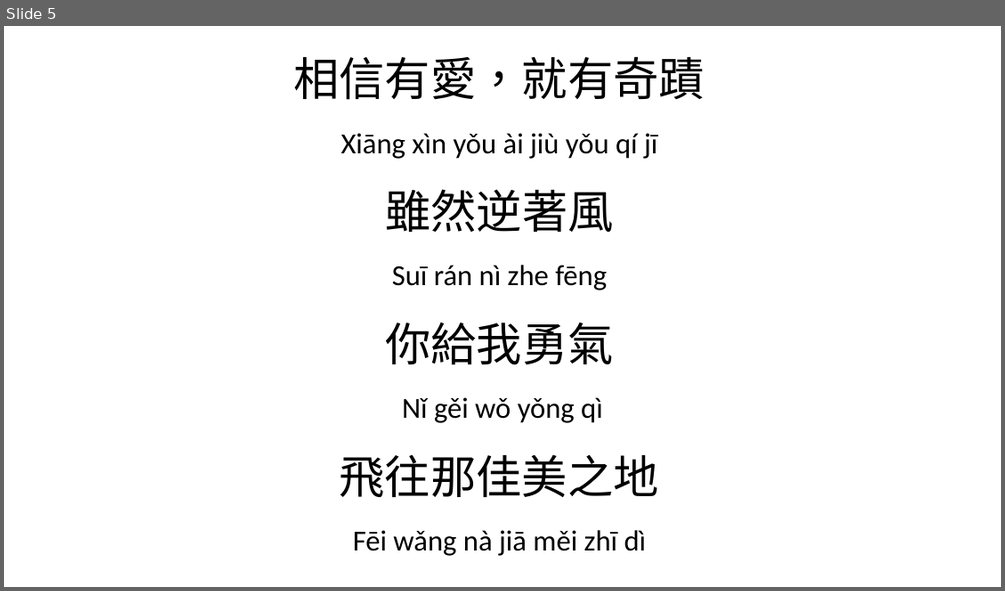
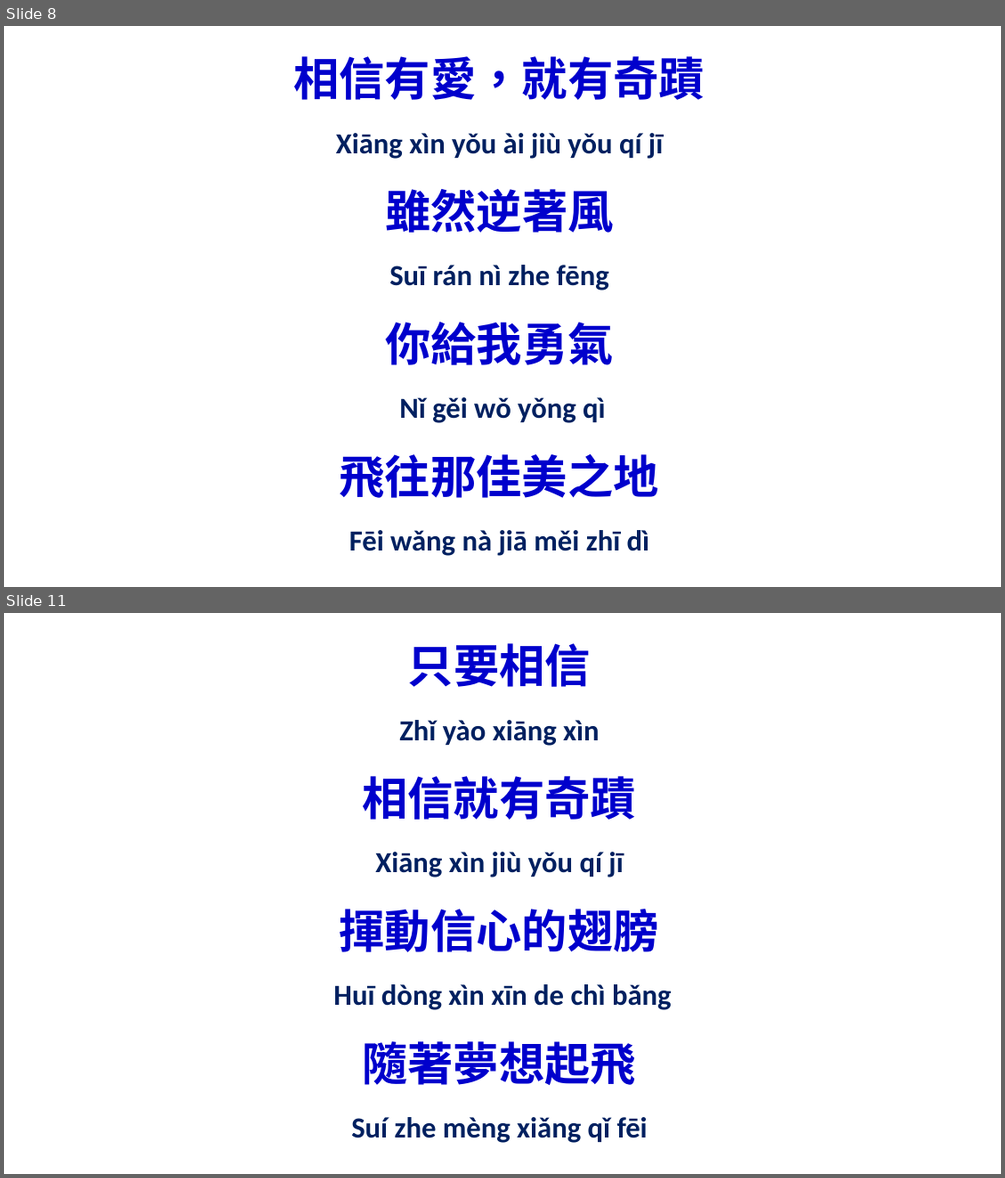
Before and after one commit to batisuoc/free-school-class, a slide deck: chinese/相信有愛就有奇蹟.pptx. Shown one above the other, each under a label of ours: slide 5 before the commit, slides 8 and 11 after it; the slides between them are not shown. The pictures are 1005x591 and 1005x1178 pixels, drawn with LibreOffice and Linux fonts; fonts in the diff are those of the drawing; background and template pictures are left out. Boxes give left, top, right and bottom in pixels: in the first picture for what was removed or moved away, otherwise in the second. Text is boxed around its words. In the diff, an @@ line names an element or a change of style, - is before the commit and + after.

```diff
--- a/chinese/相信有愛就有奇蹟.pptx
+++ b/chinese/相信有愛就有奇蹟.pptx
@@ slide 11 added at [4, 613, 1001, 1174], background picture (left out) @@
@@ text added at [408, 643, 591, 687], 44 pt, text #0000CC, bold @@
+只要相信
@@ text added at [399, 720, 599, 746], 28 pt, text #002060, bold @@
+Zhǐ yào xiāng xìn
@@ text added at [362, 776, 636, 819], 44 pt, text #0000CC, bold @@
+相信就有奇蹟
@@ text added at [375, 852, 623, 877], 28 pt, text #002060, bold @@
+Xiāng xìn jiù yǒu qí jī
@@ text added at [340, 908, 659, 952], 44 pt, text #0000CC, bold @@
+揮動信心的翅膀
@@ text added at [333, 984, 672, 1010], 28 pt, text #002060, bold @@
+Huī dòng xìn xīn de chì bǎng
@@ text added at [362, 1041, 636, 1085], 44 pt, text #0000CC, bold @@
+隨著夢想起飛
@@ text added at [351, 1117, 647, 1143], 28 pt, text #002060, bold @@
+Suí zhe mèng xiǎng qǐ fēi
@@ what was slide 5 is now slide 8 @@
@@ slide 8 changed as well @@
@@ text colour #000000 to #0000CC, bold on in 4 elements at [293, 56, 704, 100], [385, 189, 614, 232], [385, 321, 614, 365], [340, 454, 659, 498] @@
@@ text colour #000000 to #002060, bold on in 4 elements at [336, 133, 663, 159], [389, 265, 609, 290], [399, 397, 606, 423], [349, 530, 650, 556] @@
```
Also in this commit, not shown: 4 other slides changed, 7 other slides added.
